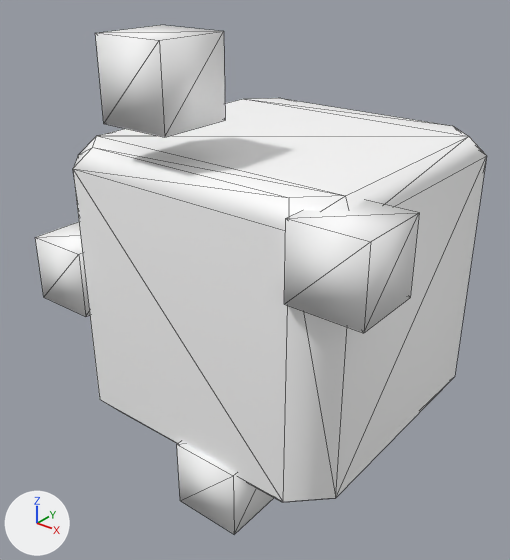
An edit to the FBX model Reference/Resource/Mesh/Animation/Effect/E_BS_Honoo.fbx, drawn before and after from the same camera.
One viewpoint serves both versions: a camera (50 mm lens) standing at (0.0057, -0.00774, 0.00455) and looking at (-0.00036, -0.00016, -0.00014). Every picture has the same lights, and +X, +Y and +Z are marked at lower left. Mesh edges are drawn as thin lines. Where no turn or scale is listed for an object, it has been applied to the vertices.

Objects in the first picture: 'impact1', 'model1', 'model2', 'model3', 'model4'.
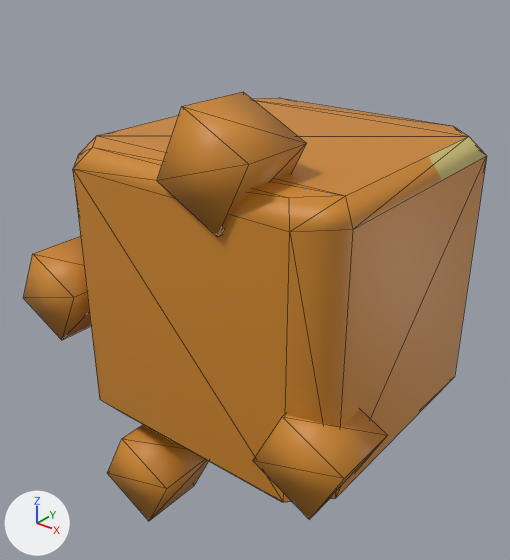
ob_model_scale is not drawn itself; it is the parent of ob_model1, ob_model4, ob_model3, ob_model2.

Where the change shows, as pixel boxes (x1, y1, x2, y2) in the pictures (510 x 560 px):
'impact1', surface changed (grey to brown)
    both: (73, 98, 487, 502)
'model4', surface changed, turned
    before: (284, 200, 419, 333)
    after: (23, 236, 91, 340)
'model2', surface changed, turned
    before: (95, 25, 225, 137)
    after: (107, 425, 208, 521)
'model3', surface changed, turned
    before: (177, 441, 274, 534)
    after: (157, 92, 307, 237)
'model1', surface changed, turned
    before: (35, 222, 90, 317)
    after: (253, 409, 388, 519)

Edits to the bpy script that builds the scene:
```text
Add img_e_bs_honoo_png:
    img_e_bs_honoo_png = load_image('E_BS_Honoo.png', 'E_BS_Honoo.png', 1024, 1024, 'sRGB')
Change mat_lambert1:
    remove mat_lambert1.base_color = (1.0, 1.0, 1.0)  # white #ffffff
    mat_lambert1.roughness: 0.553 -> 0.5
    add mat_lambert1.texture = img_e_bs_honoo_png  # with its transparency
Change ob_model_scale:
    ob_model_scale.rotation_euler: (0.0, 0.0, 0.0) -> (0.0, 0.0, 2.676)  # degrees (0, 0, 0) -> degrees (0, 0, 153)
```
